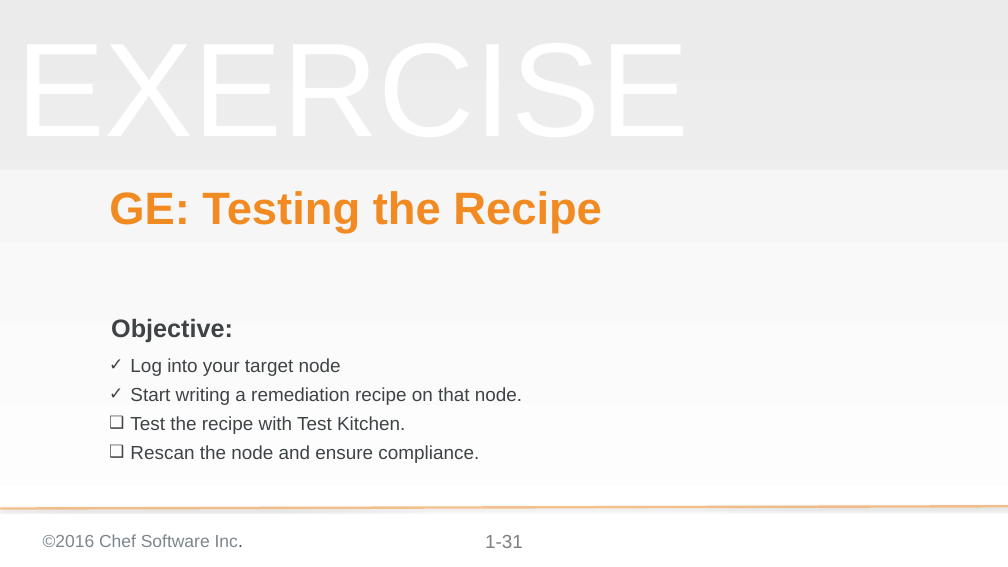
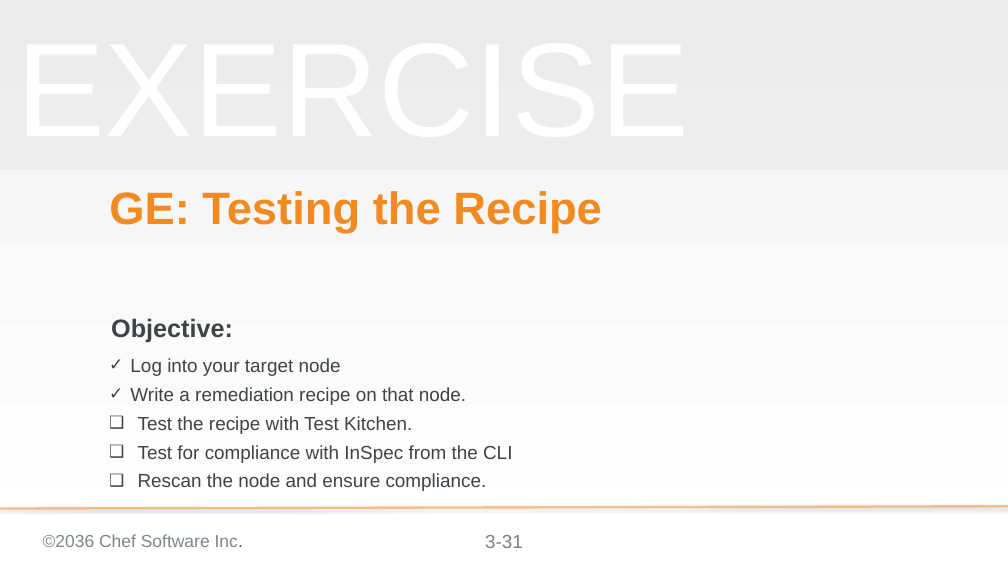
Before and after one commit to bchamby/chef-compliance-installation-configuration-operation, a slide deck: slide 31 of 03-initial-configuration-scans.pptx. Drawn at 1008x567 pixels with LibreOffice and Linux fonts; fonts in the diff are those of the drawing; background and template pictures are left out. Boxes give left, top, right and bottom in pixels: in the first picture for what was removed or moved away, otherwise in the second. Text is boxed around its words. In the diff, an @@ line names an element or a change of style, - is before the commit and + after.

Commit message:
finished InSpec CLI lab part

```diff
--- a/03-initial-configuration-scans.pptx
+++ b/03-initial-configuration-scans.pptx
@@ text at (x1=130, y1=387, x2=466, y2=405): text changed @@
-✓ Start writing a remediation recipe on that node.
+✓ Write a remediation recipe on that node.
@@ text at (x1=138, y1=416, x2=487, y2=491): indent changed @@
@@ text at (x1=138, y1=445, x2=512, y2=463): paragraph added @@
+❑ Test for compliance with InSpec from the CLI
@@ text at (x1=43, y1=534, x2=243, y2=547): text changed @@
-©2016 Chef Software Inc.
+©2036 Chef Software Inc.
@@ page number at (x1=485, y1=535, x2=523, y2=548): text changed @@
-1-31
+3-31
```
Also in this commit, not shown: 54 other slides changed, 5 slides added, 3 slides removed.
